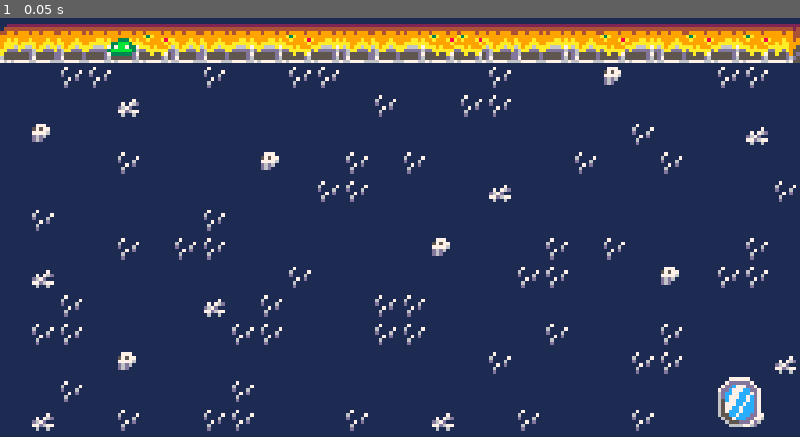
Above: before the commit, frame 1.
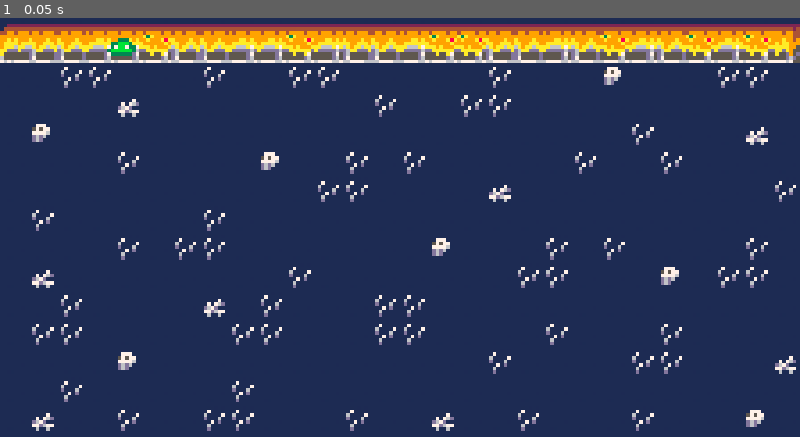
Above: after the commit, the same moment.

Repository: SamZhang150/rivals-ascent
Game: Godot game, scene res://scenes/levels/dungeon/difficulty_2/room1c.tscn
Same seed, same stepped clock (60 frames per second), same inputs: the game is played once before the commit and once after it. This scene is started directly instead of the project's main scene.
Inputs:
- Up to frame 1 (0.05 s): no input

The runs differ from the first frame. In frame 1, 0.5% of the frame differs, in the area x 89-96%, y 85-98%.

Commit message:
figured out wall problem -- need to fix dungeon size first

Diff:
--- a/scenes/levels/dungeon/difficulty_1/room1a.tscn
+++ b/scenes/levels/dungeon/difficulty_1/room1a.tscn
@@ -604,18 +604,21 @@
 [node name="ExitDoor" type="StaticBody2D" parent="." unique_id=565268677]
 
 [node name="CollisionShape2D" type="CollisionShape2D" parent="ExitDoor" unique_id=1609907398]
-position = Vector2(206, 111)
+position = Vector2(24, 51)
 shape = SubResource("RectangleShape2D_dfmoq")
 
 [node name="AnimatedSprite2D" type="AnimatedSprite2D" parent="ExitDoor" unique_id=2145611677]
-position = Vector2(207, 111)
+position = Vector2(21.5, 52.5)
 sprite_frames = SubResource("SpriteFrames_b2bcd")
 animation = &"closed"
+autoplay = "closed"
 
 [node name="ExitTrigger" type="Area2D" parent="." unique_id=563538761]
+collision_layer = 128
+collision_mask = 2
 
 [node name="CollisionShape2D" type="CollisionShape2D" parent="ExitTrigger" unique_id=813423476]
-position = Vector2(206, 111)
+position = Vector2(23.5, 52)
 shape = SubResource("RectangleShape2D_ibfpi")
 
 [node name="Slime" parent="." unique_id=1718233248 instance=ExtResource("3_thw7r")]
--- a/scenes/levels/dungeon/difficulty_1/room1b.tscn
+++ b/scenes/levels/dungeon/difficulty_1/room1b.tscn
@@ -602,28 +602,31 @@
 z_index = -1
 position = Vector2(112, 64)
 
-[node name="ExitDoor" type="StaticBody2D" parent="." unique_id=710285201]
-
-[node name="CollisionShape2D" type="CollisionShape2D" parent="ExitDoor" unique_id=504347080]
-position = Vector2(206, 111)
-shape = SubResource("RectangleShape2D_14nd8")
-
-[node name="AnimatedSprite2D" type="AnimatedSprite2D" parent="ExitDoor" unique_id=1278507353]
-position = Vector2(207, 111)
-sprite_frames = SubResource("SpriteFrames_0outo")
-animation = &"closed"
-
-[node name="ExitTrigger" type="Area2D" parent="." unique_id=1724342736]
-
-[node name="CollisionShape2D" type="CollisionShape2D" parent="ExitTrigger" unique_id=503754872]
-position = Vector2(206, 111)
-shape = SubResource("RectangleShape2D_mqq6v")
-
 [node name="Slime" parent="." unique_id=1718233248 instance=ExtResource("3_xxu7e")]
 position = Vector2(68, 29)
 
 [node name="Bat" parent="." unique_id=790856433 instance=ExtResource("4_uioin")]
 position = Vector2(24, 99.5)
+
+[node name="ExitDoor" type="StaticBody2D" parent="." unique_id=1025827598]
+
+[node name="CollisionShape2D" type="CollisionShape2D" parent="ExitDoor" unique_id=1376886633]
+position = Vector2(24, 51)
+shape = SubResource("RectangleShape2D_uioin")
+
+[node name="AnimatedSprite2D" type="AnimatedSprite2D" parent="ExitDoor" unique_id=2039017450]
+position = Vector2(21.5, 52.5)
+sprite_frames = SubResource("SpriteFrames_1ky1g")
+animation = &"closed"
+autoplay = "closed"
+
+[node name="ExitTrigger" type="Area2D" parent="." unique_id=699200906]
+collision_layer = 128
+collision_mask = 2
+
+[node name="CollisionShape2D" type="CollisionShape2D" parent="ExitTrigger" unique_id=1559017785]
+position = Vector2(23.5, 52)
+shape = SubResource("RectangleShape2D_e7jtv")
 
 [node name="Walls" type="StaticBody2D" parent="." unique_id=2052145338]
 collision_mask = 6
--- a/scenes/levels/dungeon/dungeon.gd
+++ b/scenes/levels/dungeon/dungeon.gd
@@ -35,6 +35,11 @@
 var room_player: CharacterBody2D = null
 
 func _ready():
+	$ExitDoor.visible = true
+	$ExitDoor/AnimatedSprite2D.visible = true
+	$ExitDoor/AnimatedSprite2D.play()
+	$ExitDoor/AnimatedSprite2D.z_index = 100
+
 	enemies_alive = 0
 	# Count enemies and connect their death signals
 	for enemy in get_tree().get_nodes_in_group("enemies"):
@@ -45,6 +50,13 @@
 
 	print(name, " enemies_alive = ", enemies_alive)
 
+	# hide exit until room is cleared
+	exit_door.visible = false
+	exit_door.process_mode = Node.PROCESS_MODE_DISABLED
+	if exit_door.has_node("CollisionShape2D"):
+		exit_door.get_node("CollisionShape2D").disabled = true
+
+
 	# Exit trigger is disabled until room is cleared
 	exit_trigger.monitoring = false
 	exit_trigger.body_entered.connect(_on_exit_trigger_body_entered)
@@ -54,9 +66,14 @@
 		_open_exit()
 
 func set_room_player(player: CharacterBody2D) -> void:
+	room_player = player
 	for node in find_children("*", "", true, false):
 		if node.is_in_group("enemies") and node.has_method("set_player"):
 			node.set_player(player)
+
+	#for enemy in get_tree().get_nodes_in_group("enemies"):
+		#if is_ancestor_of(enemy) and enemy.has_method("set_player"):
+			#enemy.set_player(player)
 
 
 func _on_enemy_died():
@@ -72,15 +89,24 @@
 
 	is_cleared = true
 
+	exit_door.visible = true
+	exit_door.process_mode = Node.PROCESS_MODE_INHERIT
+
+	if exit_door.has_node("CollisionShape2D"):
+		exit_door.get_node("CollisionShape2D").disabled = true
+
 	# Remove the physical door blocker
-	if is_instance_valid(exit_door):
-		exit_door.queue_free()
+	#if is_instance_valid(exit_door):
+		#exit_door.queue_free()
+
 
 	# Enable the trigger area so stepping on it fires room_cleared
 	exit_trigger.monitoring = true
 
 
 func _on_exit_trigger_body_entered(body: Node2D):
+	print("trigger hit by: ", body.name, " room_player: ", room_player.name if room_player != null else "null")
+
 	if not is_cleared:
 		return
 	if body == room_player:
--- a/scenes/levels/level1.tscn
+++ /dev/null
@@ -1,3 +0,0 @@
-[gd_scene format=3 uid="uid://c6ggkpyfc2f20"]
-
-[node name="Level1" type="Node2D" unique_id=2093357943]
Not shown: 3 places in scenes/levels/dungeon/difficulty_1/room1b.tscn that only renumber resources
